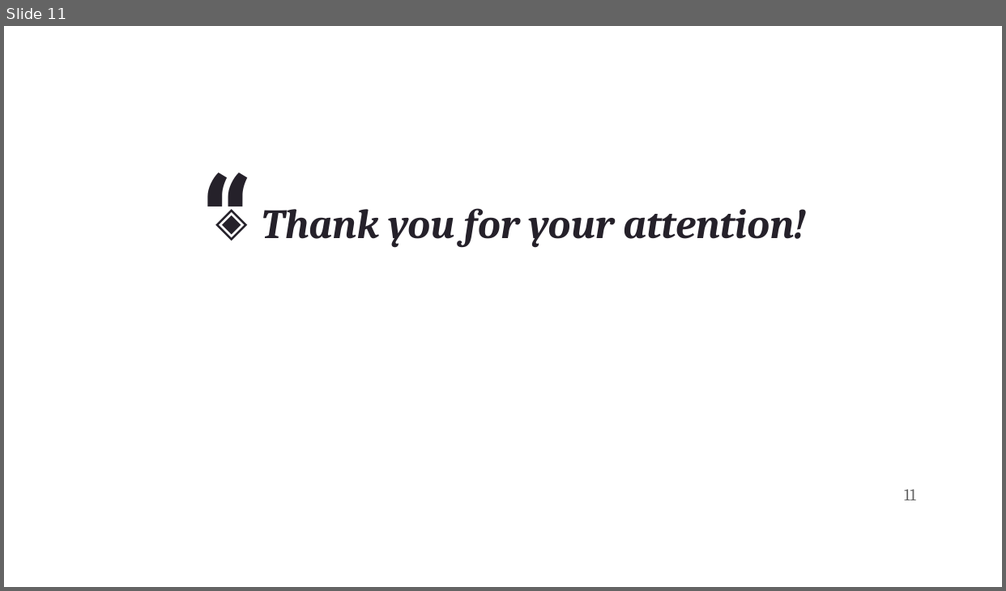
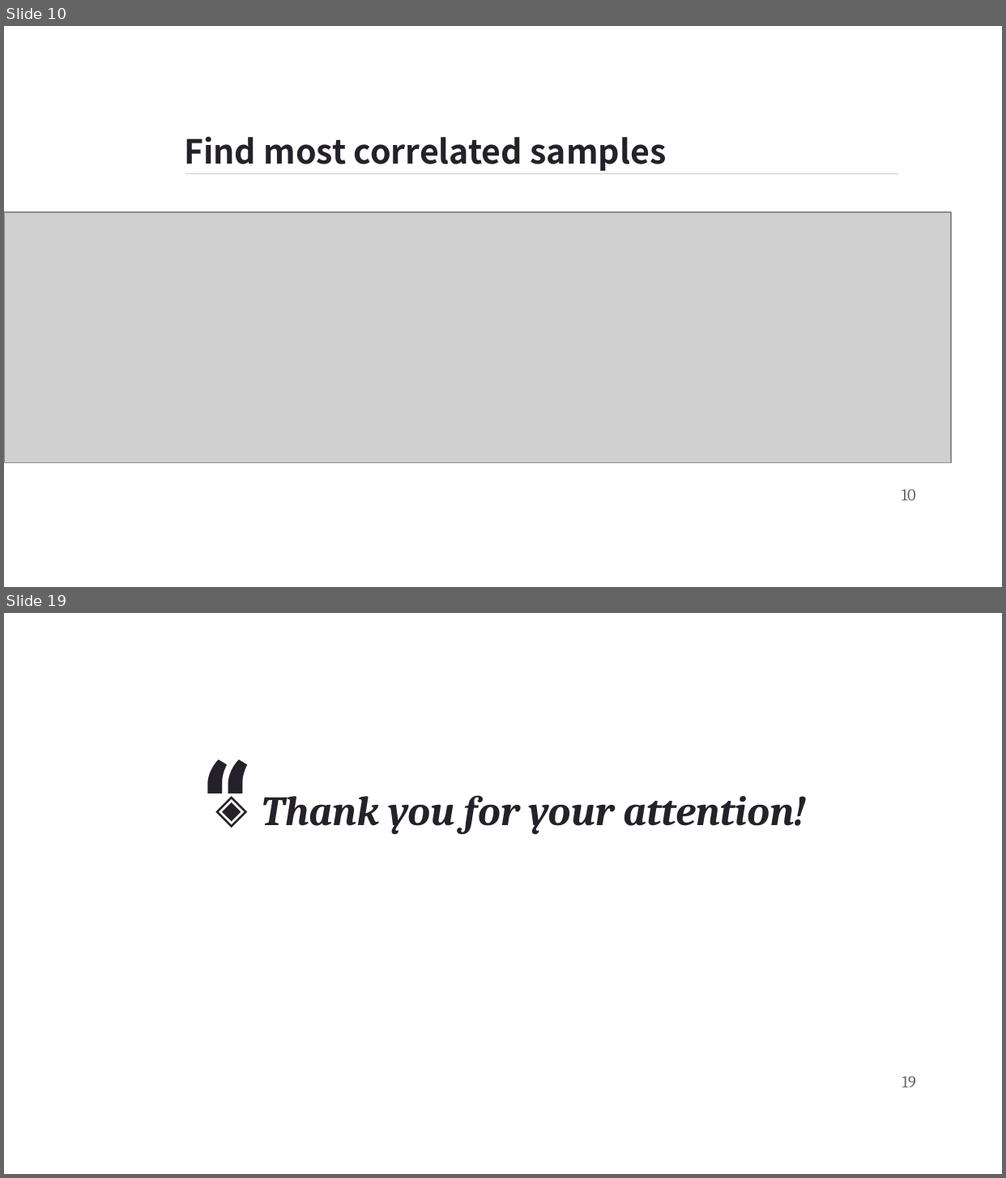
Before and after one commit to KattabekovBeknur/ML_labs, a slide deck: Quintus · SlidesCarnival.pptx. Shown one above the other, each under a label of ours: slide 11 before the commit, slides 10 and 19 after it; the slides between them are not shown. The pictures are 1006x591 and 1006x1178 pixels, drawn with LibreOffice and Linux fonts; fonts in the diff are those of the drawing; grey boxes stand for pictures; background and template pictures are left out. Boxes give left, top, right and bottom in pixels: in the first picture for what was removed or moved away, otherwise in the second. Text is boxed around its words. In the diff, an @@ line names an element or a change of style, - is before the commit and + after.

```diff
--- a/Quintus · SlidesCarnival.pptx
+++ b/Quintus · SlidesCarnival.pptx
@@ slide 10 added at (4,26,1002,587), background picture (left out) @@
@@ title added at (184,136,667,171), 24 pt, text #25212A, bold @@
+Find most correlated samples
@@ line added from (185, 173) to (898, 173), #CCCCCC 0.75 pt @@
@@ picture added at (4,212,951,463) @@
@@ page number added at (901,489,916,501), 12 pt, text #666666 @@
+10
@@ what was slide 11 is now slide 19 @@
@@ page number at (902,1076,916,1088): text changed @@
-11
+19
```
Also in this commit, not shown: 6 slides changed, 8 other slides added, 1 slide removed, 2 other files.
